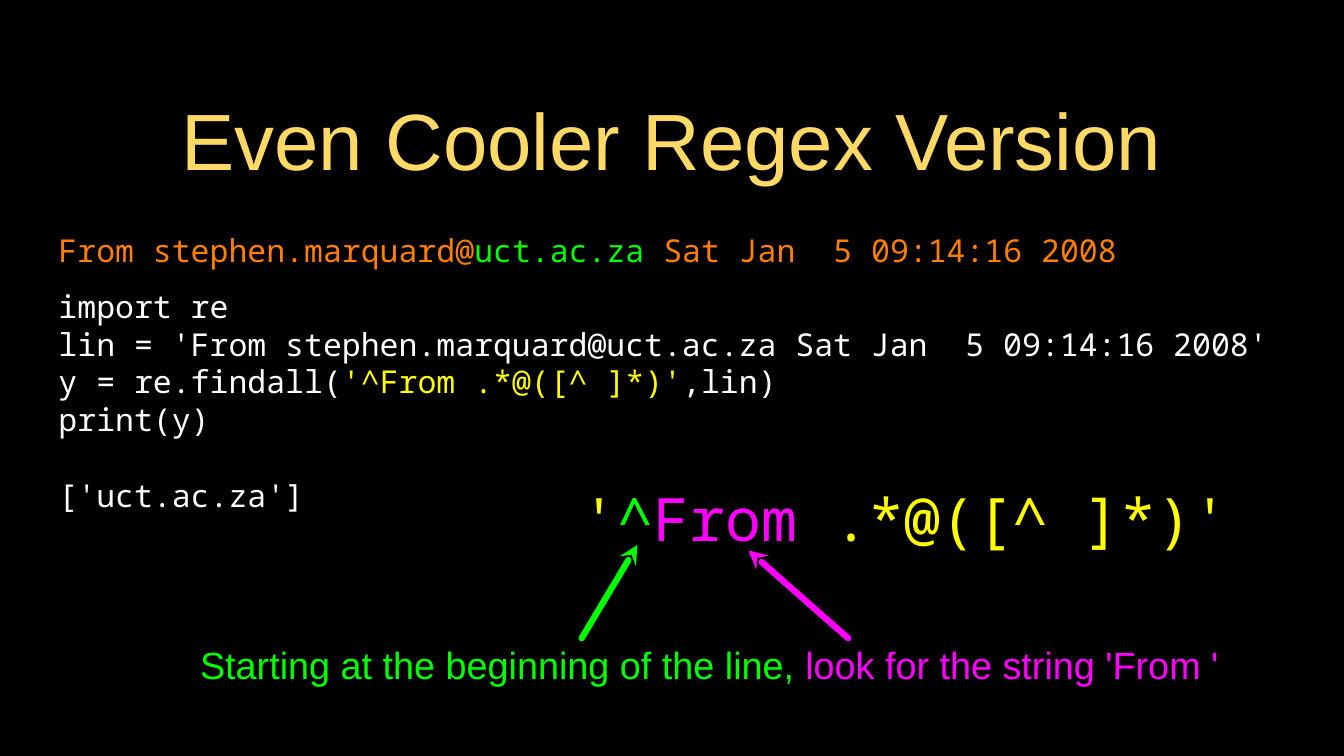
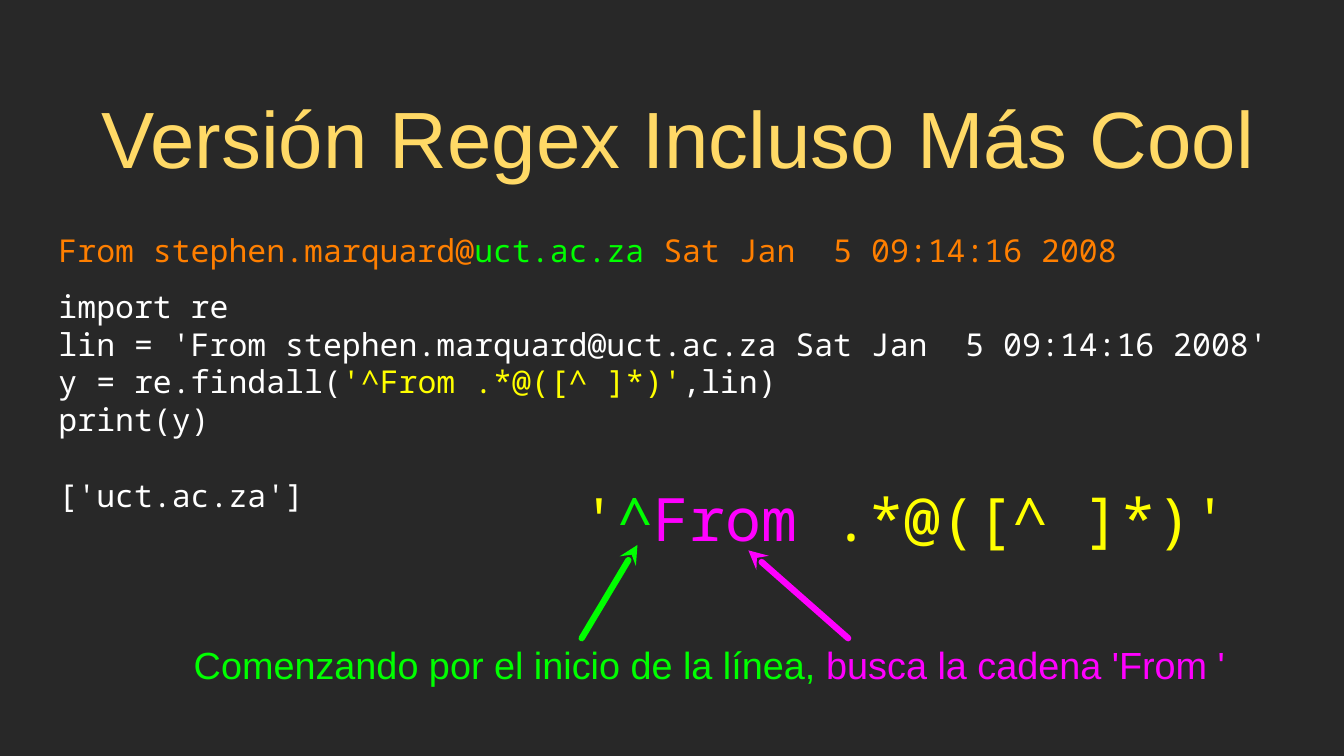
Before and after one commit to csev/py4e, a slide deck: slide 26 of lectures3/Pythonlearn-11-Regex.pptx. Drawn at 1344x756 pixels with LibreOffice and Linux fonts; fonts in the diff are those of the drawing. Boxes give left, top, right and bottom in pixels: in the first picture for what was removed or moved away, otherwise in the second. Text is boxed around its words. In the diff, an @@ line names an element or a change of style, - is before the commit and + after.

Commit message:
Translation of lectures3/11 Regex to Spanish
Spanish translation of lectures3/Pythonlearn-11-Regex.pptx
and regex cheatsheet.

```diff
--- a/lectures3/Pythonlearn-11-Regex.pptx
+++ b/lectures3/Pythonlearn-11-Regex.pptx
@@ background #000000 to #282828 @@
@@ text at [102,109,1254,183]: text changed @@
-Even Cooler Regex Version
+Versión Regex Incluso Más Cool
@@ text at [194,651,1207,686]: text changed @@
-Starting at the beginning of the line, look for the string 'From '
+Comenzando por el inicio de la línea, busca la cadena 'From '
@@ rectangle removed at [0,691,1344,756] @@
```
Also in this commit, not shown: 27 other slides changed, 6 slides added, 6 slides removed, 1 other file.
